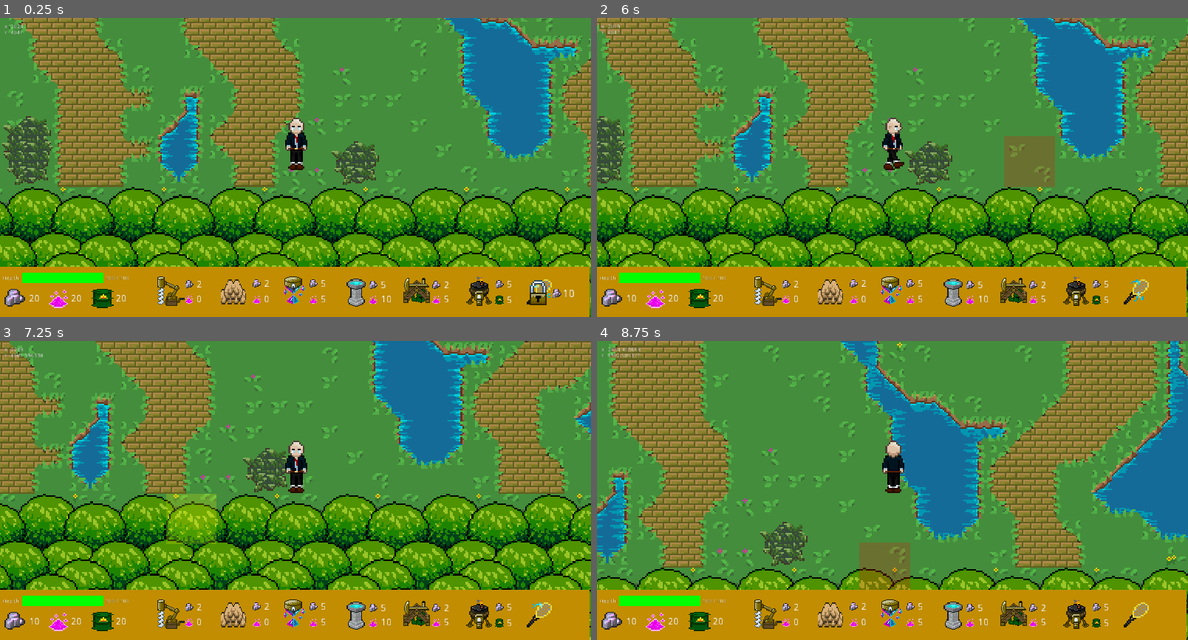
Above: before the commit, frames 1-4 (two rows, left to right).
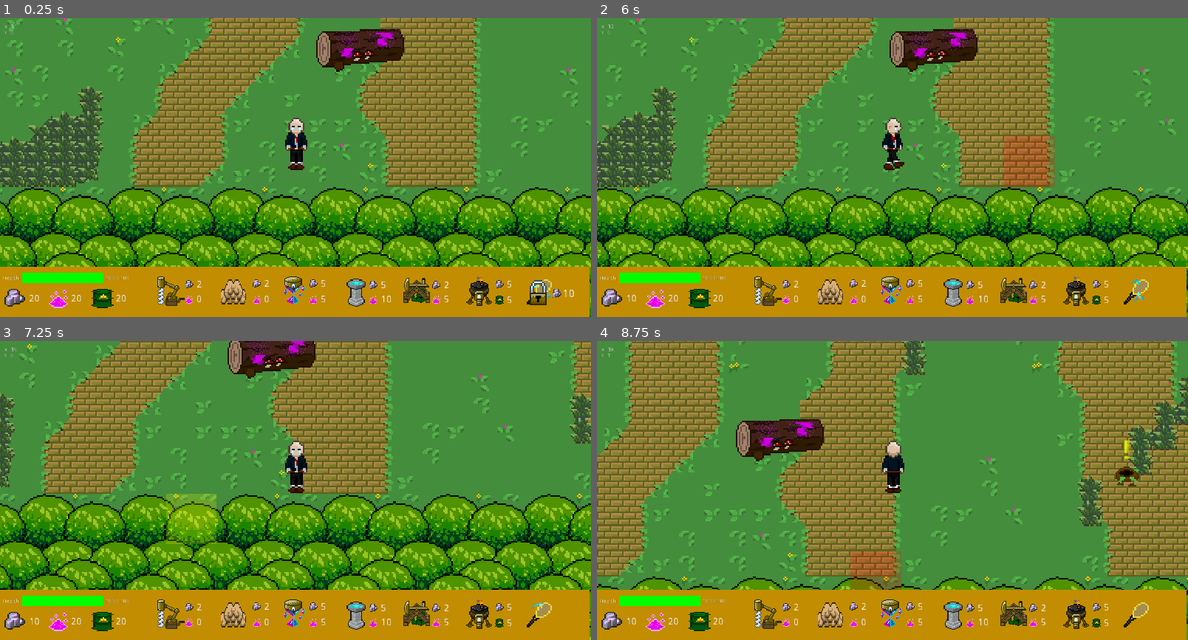
Above: after the commit, the same moments.

Repository: rakthalekk/CSC281-Project
Game: Godot game, scene res://src/Main.tscn
Same seed, same stepped clock (60 frames per second), same inputs: the game is played once before the commit and once after it. The engine's default icon, where the game draws it, is replaced by a stand-in: a white triangle on a blue panel in a dark square.
Inputs (mouse positions are in pixels of both pictures, inside the frame that each line leads up to):
- Up to frame 1 (0.25 s): no input
- Up to frame 2 (6 s): click (768, 290) at 0.5 s; click (827, 293) at 1.25 s; click (892, 290) at 2 s; click (951, 293) at 2.75 s; click (1016, 287) at 3.5 s; click (1075, 293) at 4.25 s; click (1134, 293) at 5 s; move the mouse to (1022, 152) at 5.77 s; hold D (right) from 5.78 s (still down); hold 1 (1) from 5.78 s (still down)
- Up to frame 3 (7.25 s): tap 2 (2) at 6.05, 6.6 s; move the mouse to (177, 505) at 6.52 s; release D (right) at 6.53 s; release 1 (1) at 6.53 s; hold S (down) from 6.53 s (still down); tap 3 (3) at 6.8 s
- Up to frame 4 (8.75 s): move the mouse to (951, 424) at 7.27 s; release S (down) at 7.28 s; hold D (right) 7.28-8.03 s; hold 3 (3) 7.28-8.03 s; tap 4 (4) at 7.55, 8.1 s; move the mouse to (862, 550) at 8.02 s; hold W (up) from 8.03 s (still down); tap 5 (5) at 8.3 s

The runs differ from the first frame. In frame 1, 38% of the frame differs, in the area x 0-100%, y 0-57%; in frame 2, 40%; in frame 3, 36%; in frame 4, 60%, in the area x 0-100%, y 0-100%.

Commit message:
Updated map generation
- changed the way it's done
- moved TallGrass generation to the TileMap script so map gen is all in one place
- added some filtering to the way the map is randomly generated so there's less random weird lookin block placements
- added random fairy log spawning
- ensured that burrows or fairy logs will never spawn inside a lake
- ensured that burrows will never spawn on/near a fairy log and vice versa

Diff:
--- a/281-Project/src/GrassTileMap.gd
+++ b/281-Project/src/GrassTileMap.gd
@@ -2,7 +2,7 @@
 
 # Static Variables
 var BURROW = preload("res://src/Burrow.tscn")
-var TALLGRASS = preload("res://src/TallGrass.gd")
+var FAIRYLOG = preload("res://src/Fairy Log.tscn")
 var perlin = preload("res://src/softnoise.gd")
 var rng = RandomNumberGenerator.new()
 var startX = 0
@@ -14,10 +14,15 @@
 var pathTileID = 7
 var waterTileID = 8
 var pathNoNavID = 9
+onready var tallGrassReference = get_node("../../TallGrass")
+onready var entitiesReference = get_node("../../Entities") #Check here for conflicting logs
+onready var burrowsReference = get_node("../../Burrows") #Check here for conflicting burrows
 
 # Field Size Variables
-var fieldWidth = 64
-var fieldLength = 64
+var fieldWidth = 64 #Y Variable
+var fieldLength = 64 #X Variable
+var filter = true #Smooths out map generation a bit and clear
+var filterPower = 2 #2 is normal filtering, 4 is max filtering.
 
 # Border Variables
 var border = false
@@ -36,14 +41,21 @@
 var regionSize = 8 #region size squares of the burrows
 var bossRegionSqare = 2 #Size of boss region to not spawn burrows in
 var maxBurrowsPerSquare = 1 #The number of burrows that can spawn in a single square area
-var minChance = 0.05 #2/8 At the start of the map, this is the chance of burrows spawning
+var minChance = 0.25 #2/8 At the start of the map, this is the chance of burrows spawning
 var maxChance = 0.5 #6/8At the back part of the map
 
+# Fairy Log Variables
+var fairyLogs = true #Spawn Fairy Logs randomly
+var fairyLogRegionSize = 8 #region size squares of the fairy logs to spawn in
+var fairyLogMinChance = 0.15 #Min chance for a fairy log to spawn when at the start Y
+var fairyLogMaxChance = 0.35 #Max chacne for a fairy log to spawn when at the end of the map
+var fairyLogStartY = 21#fieldWidth/3 #At what point in the map fairy logs start spawning
+var maxFairyLogsPerSquare = 1 #The number of fairy logs that can spawn in a single square area
 
 # Called when the node enters the scene tree for the first time.
 func _ready():
 	rng.randomize()
-	generate()
+	generate2()
 
 #This function will create a burrow at the specified tile
 func createBurrow(tileX, tileY):
@@ -53,6 +65,326 @@
 	get_parent().get_parent().get_node("Burrows").call_deferred("add_child", inst)
 	#print("Spawn Location: " + str(map_to_world(Vector2(tileX, tileY))))
 	#print(str(get_parent().get_parent().get_children()))
+
+#This function will create a fairyLog at the specified tile
+func createFairyLog(tileX, tileY):
+	#print("Creating Burrow...")
+	var inst = FAIRYLOG.instance()
+	inst.position = map_to_world(Vector2(tileX, tileY))
+	get_parent().get_parent().get_node("Entities").call_deferred("add_child", inst)
+	#print("Spawn Location: " + str(map_to_world(Vector2(tileX, tileY))))
+	#print("Spawn Location: " + str(Vector2(tileX, tileY)))
+	#print(str(get_parent().get_parent().get_children()))
+
+# Checks whether the spot under the burrow is water or not, to determine if it can spawn
+func canSpawnObject(loc: Vector2):
+	#Check for if it's in a clearing
+	if(isInClearing(loc[0], loc[1])):
+		return false
+	#Check if the location is near water
+	if(get_cellv(loc + Vector2(0,0)) == waterTileID
+		|| get_cellv(loc + Vector2(1,0)) == waterTileID
+		|| get_cellv(loc + Vector2(1,1)) == waterTileID
+		|| get_cellv(loc + Vector2(0,1)) == waterTileID
+		|| get_cellv(loc + Vector2(-1,1)) == waterTileID
+		|| get_cellv(loc + Vector2(-1,0)) == waterTileID
+		|| get_cellv(loc + Vector2(-1,-1)) == waterTileID
+		|| get_cellv(loc + Vector2(0,-1)) == waterTileID
+		|| get_cellv(loc + Vector2(1,-1)) == waterTileID):
+		return false
+	#Check the location for an entity
+	var pos = map_to_world(loc)
+	var singleBlockDistance = 64
+	for entity in entitiesReference.get_children():
+		if(abs(entity.position[0] - pos[0]) < singleBlockDistance && abs(entity.position[1] - pos[1]) < singleBlockDistance):
+			return false
+	for burrow in burrowsReference.get_children():
+		if(abs(burrow.position[0] - pos[0]) < singleBlockDistance && abs(burrow.position[1] - pos[1]) < singleBlockDistance):
+			return false
+	return true
+
+#This function checks the X/Y to see if it's in the player spawn zone or boss area
+func isInClearing(tileX, tileY):
+	#Check if in player spawn area
+	if(((tileX > (fieldLength/2)-regionSize-1) && (tileX < (fieldLength/2)+regionSize-1)) && (tileY < regionSize)):
+		return true
+	#Check if in boss spawn area
+	elif(((tileX > (fieldLength/2)-regionSize-1) && (tileX < (fieldLength/2)+regionSize-1)) && (tileY > fieldWidth-2*regionSize-1)):
+		return true
+	#Returns false if block is not in clearing
+	return false
+
+#Filter some noise from map generation - Stops individual blocks and weird small block formations
+func filterGeneration(tilemap):
+	#Filter from bottom left to top right
+	for dir in range(filterPower): #Do 4 for max filtering, 2 for normal filtering
+		for x in range(0, fieldLength - 0):
+			match dir: #Match number order for pattern
+				0: #Bottom Left to top right
+					pass #Do nothing because this is normal
+				1: #Top Right to bottom left
+					x = fieldLength - 2 - x
+				2: #Bottom right to top left
+					x = fieldLength - 2 - x
+				3: #Top left to bottom right
+					pass #Do nothing because this is normal
+			for y in range(0, fieldWidth - 0):
+				match dir: #Match number order for pattern
+					0: #Bottom Left to top right
+						pass #Do nothing because this is normal
+					1: #Top Right to bottom left
+						y = fieldWidth - 2 - y
+					2: #Bottom right to top left
+						pass #Do nothing because this is normal
+					3: #Top left to bottom right
+						y = fieldWidth - 2 - y
+				var actualY = fieldWidth - 1 - y
+				#CHECK IF THE BLOCK IS A LONELY BLOCK (sticks out from group)
+				#Get the cell id
+				var cell = tilemap.get_cell(x, actualY)
+				#Check nearby blocks (in cardinal directions) for > 1 buddy block
+				var buddies = {}
+				#Add buddies to dictionary
+				for i in [tilemap.get_cell(x + 1, actualY + 0),
+							tilemap.get_cell(x + 0, actualY + 1),
+							tilemap.get_cell(x + 0, actualY + -1),
+							tilemap.get_cell(x + -1, actualY + 0)]:
+					if(buddies.has(i)):
+						#Add to the count if it's in the dictionary
+						buddies[i] += 1
+					else:
+						#Add to dictionary if not in it
+						buddies[i] = 1
+				#Check buddy count
+				if(!buddies.has(cell) || buddies[cell] < 2):
+					#print("FILTERED")
+					#If buddy count is < 1 -> filter
+					#Find the most common nearby block to replace it with
+					var mostFrequent = buddies.keys()[0] #Start with the first one
+					for checkBlockID in buddies.keys():
+						if(buddies[checkBlockID] > buddies[mostFrequent] || mostFrequent < 0):
+							mostFrequent = checkBlockID
+					#Replace with new block
+					tilemap.set_cell(startX + x, startY + actualY, mostFrequent)
+
+func generate2():
+	var noise = OpenSimplexNoise.new()
+	noise.seed = rng.randi() #323412
+	noise.octaves = 4
+	noise.period = 15#8#0.05
+	noise.lacunarity = 1.5#2.0
+	noise.persistence = 0.75#0.5
+
+	# Generate terrain
+	for x in range(fieldLength):
+		for y in range(fieldWidth):
+			var actualY = fieldWidth - 1 - y
+			var genVal = noise.get_noise_2d(float(x), float(y))
+			#genVal goes from [-1,1]
+			if(isInClearing(x, actualY) || genVal < 0): #Generate grass
+				var tilex = rng.randi_range(0, 15)
+				if (tilex < 15):
+					tilex = 0
+				else:
+					tilex = 1
+				var tiley = rng.randi_range(0, 6)
+				if (tiley < 5):
+					tiley = 0
+				elif (tiley == 5):
+					tiley = 1
+				elif (tiley > 5):
+					tiley = 2
+				set_cell(startX + x, startY + actualY, grassTileID, false, false, false, Vector2(tilex, tiley))
+			elif(genVal < 0.1): #Generate Tall Grass
+				var tilex = rng.randi_range(0, 15)
+				if (tilex < 15):
+					tilex = 0
+				else:
+					tilex = 1
+				var tiley = rng.randi_range(0, 6)
+				if (tiley < 5):
+					tiley = 0
+				elif (tiley == 5):
+					tiley = 1
+				elif (tiley > 5):
+					tiley = 2
+				set_cell(startX + x, startY + actualY, grassTileID, false, false, false, Vector2(tilex, tiley))
+				tallGrassReference.set_cell(startX + x, startY + actualY, 0)
+			elif(genVal < 0.2): #Generate Water
+				set_cell(startX + x, startY + actualY, waterTileID)
+			else: #Generate Stone
+				set_cell(startX + x, startY + actualY, stoneTileID)
+
+	#Paths
+	if(paths):
+		for a in range (pathCount):
+			var pathX = rng.randi_range(1, fieldWidth)
+			for y in range (fieldLength):
+				for i in range (-1, 2):
+					for j in range (-1, 2):
+						set_cell(pathX + i, y + j, pathTileID, false, false, false, Vector2(0, 0))
+				pathX += rng.randi_range(-1, 1)
+
+	#Filter some noise from map generation - Stops individual blocks and single block beam shoots?
+	if(filter):
+		filterGeneration(self)
+		filterGeneration(tallGrassReference)
+
+	update_bitmask_region(Vector2(0, 0), Vector2(fieldLength, fieldWidth))
+	tallGrassReference.update_bitmask_region(Vector2(0, 0), Vector2(fieldLength, fieldWidth))
+
+	#Generate Burrows
+	if(burrows):
+		#Squares in the X direction
+		for x in range(fieldLength / regionSize):
+			#Squares in the Y direction
+			for y in range(fieldWidth / regionSize):
+				#Acount for board orientation
+				var actualY = (((fieldWidth / regionSize) - 1) - y)
+				## Quadratic Equation Difficulty Scaling
+				var chance = pow(y/7.0, 2.0) + 0.1
+				## Square Root Equation Difficulty Scaling
+				# var chance = sqrt(y/8.75)
+
+				# Check Scaling by min/max
+				if(chance < minChance):
+					chance = minChance
+				elif(chance > maxChance):
+					chance = maxChance
+
+				#Player Spawn Area - Don't spawn anything in it -- BOXES 3,4
+				if((x == ((fieldLength / regionSize)/2)-1 || x == (fieldLength / regionSize)/2 + 0) && y == 0):
+					# This is the spawn area-- Do not put anything here
+					pass
+				elif((x == ((fieldLength / regionSize)/2)-1 || x == (fieldLength / regionSize)/2 + 0) && y >= (fieldWidth/regionSize)-2):
+					# Don't spawn burrows in the boss area
+					pass
+				#elif (get_cell(x*8 + regionSize/2, actualY*8 + regionSize/2) == waterTileID):
+				#	print("no burrows?")
+				else:
+					#RNG to determine if it will spawn
+					var rng_val = rng.randf() #rng.randi_range(1, 8) #VALUES ARE INCLUSIVE
+					#print("(" + str(x) + ", " + str(y) + ") + = " + str(val))
+
+					#Determine if the burrow will spawn
+					if(rng_val <= chance):
+						#print("Spawning Burrow in square: " + "(" + str(x) + ", " + str(y) + ")" + " with coords: " + "(" + str(map_to_world(Vector2(x*8 + regionSize/2, actualY*8 + regionSize/2))[0]) + ", " + str(map_to_world(Vector2(x*8 + regionSize/2, actualY*8 + regionSize/2))[1]) + ")")
+						#Uncomment Uone of the below createBurrow methods
+						##Spawn the burrow in the middle of the square
+				#		createBurrow(x*8 + regionSize/2,actualY*8 + regionSize/2)
+						##Spawn the burrows anywhere within the square -- ALSO CHECK TO NOT SPAWN ON WATER
+						#createBurrow(x*8 + rng.randi_range(8),y*8 + rng.randi_range(8))
+						#Initial spawn location
+						var spawnLoc = Vector2(x*8 + rng.randi_range(0,7),actualY*8 + rng.randi_range(0,7))
+						#Try up to 32 times to place the spawner
+						for spawns in range(maxBurrowsPerSquare):
+							var willSpawn = true
+							if(spawns > 0):
+								#Run the RNG to spawn another one
+								rng_val = rng.randf()
+								#Scale chance
+								chance = pow(y/7.0, 2.0) + 0.1
+								# Check Scaling by min/max
+								if(chance < minChance):
+									chance = minChance
+								elif(chance > maxChance):
+									chance = maxChance
+								#Check if the chance is good to spawn another one
+								if(rng_val <= chance):
+										willSpawn = true
+								else:
+										willSpawn = false
+							if(willSpawn):
+								for i in range(32):
+									# Check if the burrow can spawn
+									if(!canSpawnObject(spawnLoc)):
+									#if(get_cellv(spawnLoc) == waterTileID):
+										#Try again if the spot it was attempted to be placed on is water
+										spawnLoc = Vector2(x*8 + rng.randi_range(0,7), actualY*8 + rng.randi_range(0,7))
+									else:
+										#Spawn the burrow if it's in a valid space
+										createBurrow(spawnLoc[0], spawnLoc[1])
+										break #Stop the for loop since the burrow was created
+	#Generate Fairy Logs
+	if(fairyLogs):
+		#Squares in the X direction
+		for x in range(fieldLength):
+			#Squares in the Y direction
+			for y in range(fieldWidth):
+				#Acount for board orientation
+				var actualY = fieldWidth - 1 - y
+				## Quadratic Equation Difficulty Scaling
+				var chance = ((fairyLogMaxChance-fairyLogMinChance)/pow(fieldLength - fairyLogStartY, 2.0))*pow(y, 2.0) + fairyLogMinChance
+				# Check Scaling by min/max
+				if(y <= fairyLogStartY):
+					chance = 0
+				elif(chance < fairyLogMinChance):
+					chance = fairyLogMinChance
+				elif(chance > fairyLogMaxChance):
+					chance = fairyLogMaxChance
+				#Should be the size of the region, since it's a square region
+				if(rng.randf() <= 1/pow(fairyLogRegionSize, 2.0)):
+					#Player Spawn Area - Don't spawn anything in it -- BOXES 3,4
+					if((x == ((fieldLength / regionSize)/2)-1 || x == (fieldLength / regionSize)/2 + 0) && y == 0):
+						# This is the spawn area-- Do not put anything here
+						pass
+					elif((x == ((fieldLength / regionSize)/2)-1 || x == (fieldLength / regionSize)/2 + 0) && y >= (fieldWidth/regionSize)-2):
+						# Don't spawn burrows in the boss area
+						pass
+					else:
+						#RNG to determine if it will spawn
+						var rng_val = rng.randf()
+						#Determine if the burrow will spawn
+						#print("RNG VAL: " + str(rng_val) + " AND CHANCE: " + str(chance) + " - " + str(Vector2(x, y)))
+						if(rng_val <= chance):
+							#Spawn at least 1, and then chance spawn as many as needed
+							for spawns in range(maxFairyLogsPerSquare):
+								var willSpawn = true
+								if(spawns > 0):
+									#Run the RNG to spawn another one
+									rng_val = rng.randf()
+									#Scale chance
+									chance = ((fairyLogMaxChance-fairyLogMinChance)/pow(fieldLength - fairyLogStartY, 2.0))*pow(y, 2.0) + fairyLogMinChance
+									# Check Scaling by min/max
+									if(actualY <= fairyLogStartY):
+										chance = 0
+									elif(chance < fairyLogMinChance):
+										chance = fairyLogMinChance
+									elif(chance > fairyLogMaxChance):
+										chance = fairyLogMaxChance
+									#Check if the chance is good to spawn another one
+									if(rng_val <= chance):
+											willSpawn = true
+									else:
+											willSpawn = false
+								if(willSpawn):
+									#Initial spawn location
+									var spawnLoc = Vector2(x + rng.randi_range(-4,4),actualY + rng.randi_range(-4,4))
+									#Try up to 32 times to place the fairy log
+									for i in range(32):
+										# Check if the burrow can spawn
+										if(!canSpawnObject(spawnLoc)):
+										#if(get_cellv(spawnLoc) == waterTileID):
+											#Try again if the spot it was attempted to be placed on is water
+											spawnLoc = Vector2(x + rng.randi_range(-4,4),actualY + rng.randi_range(-4,4))
+										else:
+											#Spawn the burrow if it's in a valid space
+											createFairyLog(spawnLoc[0], spawnLoc[1])
+											break #Stop the for loop since the burrow was created
+
+		"""
+		var rng_val = rng.randf()
+		var chance = ((fairyLogMaxChance-fairyLogMaxChance)/pow(fieldLength, 2.0))*pow(y, 2.0) + fairyLogMinChance
+		# Check Scaling by min/max
+		if(chance < fairyLogMinChance):
+			chance = fairyLogMinChance
+		elif(chance > fairyLogMaxChance):
+			chance = fairyLogMaxChance
+		if(rng_val <= chance):
+				willSpawn = true
+		else:
+				willSpawn = false
+	"""
 
 func generate():
 
--- a/281-Project/src/Main.gd
+++ b/281-Project/src/Main.gd
@@ -34,7 +34,7 @@
 onready var playerCoords = Vector2(0,0)
 
 func _process(delta):
-	playerCoords = player.global_position
+	playerCoords = Vector2(2*tilemap.world_to_map(player.global_position)[0], 63) - tilemap.world_to_map(player.global_position)#player.global_position
 	var cell = tilemap.world_to_map(player.global_position)
 	var tile_id = tilemap.get_cellv(cell)
 	# -1 if out of bounds, 0 if on the grass, 1 if on the stone
--- a/281-Project/src/Main.tscn
+++ b/281-Project/src/Main.tscn
@@ -7,7 +7,6 @@
 [ext_resource path="res://src/HUD.tscn" type="PackedScene" id=5]
 [ext_resource path="res://src/Player.tscn" type="PackedScene" id=6]
 [ext_resource path="res://assets/Map Elements/Tilesheet/tilesettest.png" type="Texture" id=7]
-[ext_resource path="res://src/Burrow.tscn" type="PackedScene" id=8]
 [ext_resource path="res://src/Fairy Log.tscn" type="PackedScene" id=9]
 [ext_resource path="res://src/TallGrass.gd" type="Script" id=10]
 [ext_resource path="res://assets/Map Elements/Tilesheet/Border Block.png" type="Texture" id=11]
@@ -1244,9 +1243,6 @@
 
 [node name="Burrows" type="Node2D" parent="."]
 
-[node name="Burrow" parent="Burrows" instance=ExtResource( 8 )]
-position = Vector2( 954, 3553 )
-
 [node name="Entities" type="YSort" parent="."]
 
 [node name="Player" parent="Entities" instance=ExtResource( 6 )]
@@ -1261,46 +1257,7 @@
 [node name="StructureManager" type="YSort" parent="Entities"]
 
 [node name="Fairy Log" parent="Entities" instance=ExtResource( 9 )]
-position = Vector2( 832, 3008 )
-
-[node name="Fairy Log2" parent="Entities" instance=ExtResource( 9 )]
-position = Vector2( 1664, 1152 )
-
-[node name="Fairy Log3" parent="Entities" instance=ExtResource( 9 )]
-position = Vector2( 3277, 156 )
-
-[node name="Fairy Log4" parent="Entities" instance=ExtResource( 9 )]
-position = Vector2( 2304, 1216 )
-
-[node name="Fairy Log5" parent="Entities" instance=ExtResource( 9 )]
-position = Vector2( 3264, 960 )
-
-[node name="Fairy Log6" parent="Entities" instance=ExtResource( 9 )]
-position = Vector2( 3136, 3008 )
-
-[node name="Fairy Log7" parent="Entities" instance=ExtResource( 9 )]
-position = Vector2( 1344, 2432 )
-
-[node name="Fairy Log8" parent="Entities" instance=ExtResource( 9 )]
-position = Vector2( 2688, 2368 )
-
-[node name="Fairy Log9" parent="Entities" instance=ExtResource( 9 )]
-position = Vector2( 640, 1472 )
-
-[node name="Fairy Log10" parent="Entities" instance=ExtResource( 9 )]
-position = Vector2( 896, 1024 )
-
-[node name="Fairy Log11" parent="Entities" instance=ExtResource( 9 )]
-position = Vector2( 154, 631 )
-
-[node name="Fairy Log12" parent="Entities" instance=ExtResource( 9 )]
-position = Vector2( 548, 188 )
-
-[node name="Fairy Log13" parent="Entities" instance=ExtResource( 9 )]
-position = Vector2( 3648, 1472 )
-
-[node name="Fairy Log14" parent="Entities" instance=ExtResource( 9 )]
-position = Vector2( 3840, 640 )
+position = Vector2( 2188, 3750 )
 
 [node name="MiningTimer" type="Timer" parent="."]
 
@@ -1309,7 +1266,6 @@
 autostart = true
 
 [node name="Worm" type="Node2D" parent="."]
-visible = false
 position = Vector2( 2100, 3000 )
 script = ExtResource( 17 )
 
--- a/281-Project/src/TallGrass.gd
+++ b/281-Project/src/TallGrass.gd
@@ -6,6 +6,7 @@
 var perlin = preload("res://src/softnoise.gd")
 var noise_map
 
+"""
 func _ready():
 	noise_map = perlin.SoftNoise.new(1700)
 	for x in range (fieldLength):
@@ -14,3 +15,4 @@
 			if( rand > 0.5 ):
 				set_cell(x, y, 0, false, false, false, Vector2(0, 0))
 	update_bitmask_region(Vector2(0, 0), Vector2(fieldLength, fieldWidth))
+"""
Not shown: 1 places in 281-Project/src/Main.tscn that only renumber resources
